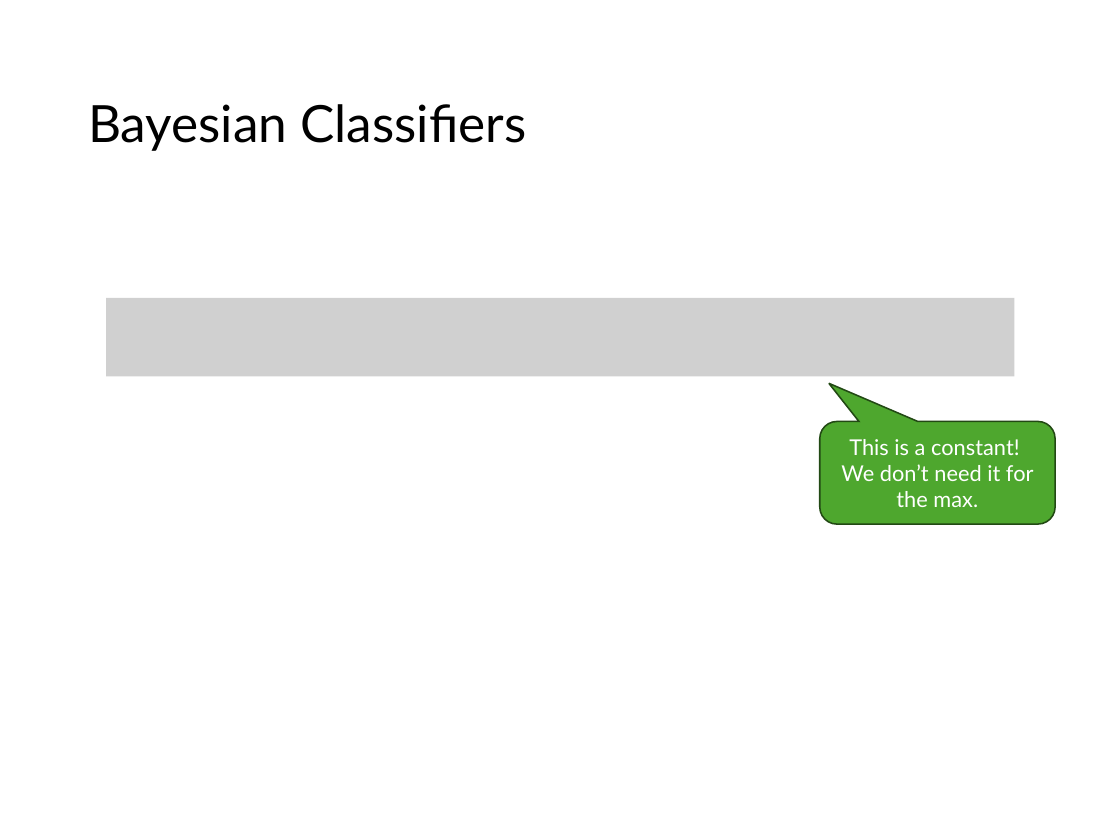
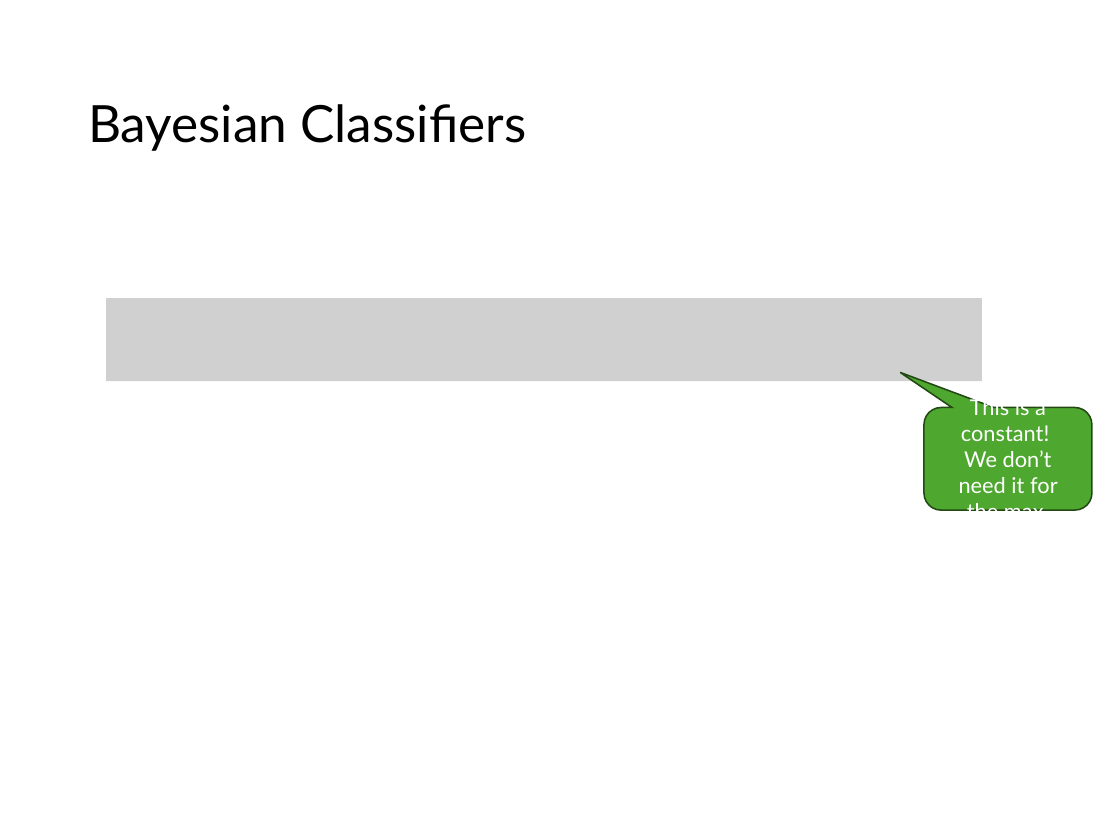
Before and after one commit to mhahsler/Introduction_to_Data_Mining_R_Examples, a slide deck: slide 21 of slides/chap4_alternative_classification.pptx. Drawn at 1120x840 pixels with LibreOffice and Linux fonts; fonts in the diff are those of the drawing; grey boxes stand for pictures. Boxes give left, top, right and bottom in pixels: in the first picture for what was removed or moved away, otherwise in the second. Text is boxed around its words. In the diff, an @@ line names an element or a change of style, - is before the commit and + after.

```diff
--- a/slides/chap4_alternative_classification.pptx
+++ b/slides/chap4_alternative_classification.pptx
@@ picture: place and size @@
-picture at [106, 298, 1015, 376]
+picture at [106, 298, 982, 381]
@@ rounded speech box "This is a constant! We ...": place and size @@
-rounded speech box "This is a constant! We ..." at [820, 421, 1055, 524]
+rounded speech box "This is a constant! We ..." at [924, 408, 1092, 511]
@@ rounded speech box "This is a constant! We ..." at [924, 408, 1092, 511]: proportions changed @@
```
Also in this commit, not shown: 16 other slides changed, 3 slides added, 2 slides removed, 1 other file.
